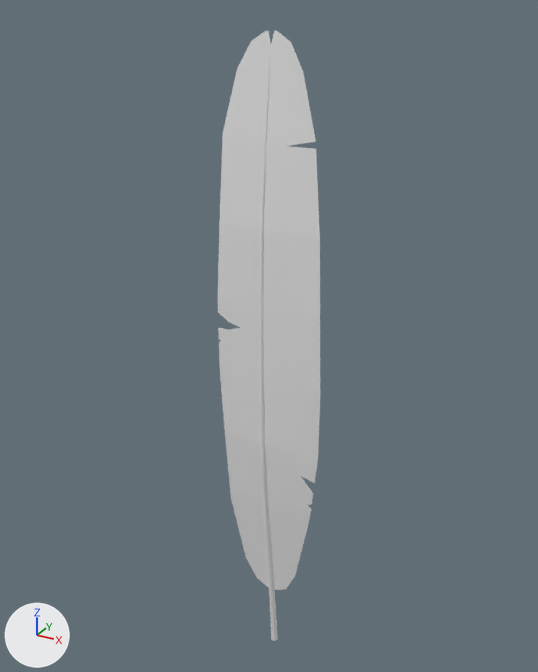
An edit to the FBX model Assets/FBX/Relics/PassiveRelics/AlasDelViento.fbx, drawn before and after from the same camera.
Camera for both pictures: a 50 mm lens placed at (0.35, -0.663, 0.758), pointed at (-0.011, -0.006, 0.429). The lights are fixed; the arrows at lower left show +X, +Y and +Z. Where no turn or scale is listed for an object, it has been applied to the vertices.

Script lines for the objects in view, before the commit:
```python
me_cylinder_005 = bpy.data.meshes.new('Cylinder.005')
me_cylinder_005.from_pydata(...)  # 363 vertices, 400 faces; spans x -0.004..0.004, y -0.033..0.004, z 0.0..0.722
me_plane_006 = bpy.data.meshes.new('Plane.006')
me_plane_006.from_pydata(...)  # 168 vertices, 174 faces; spans x -0.053..0.069, y -0.031..-0.008, z 0.091..0.74
ob_raquis = bpy.data.objects.new('Raquis', me_cylinder_005)
ob_raquis.location = (0.0, -0.011, 0.0)
ob_vexilio = bpy.data.objects.new('Vexilio', me_plane_006)
ob_vexilio.location = (0.0, -0.011, 0.0)
```
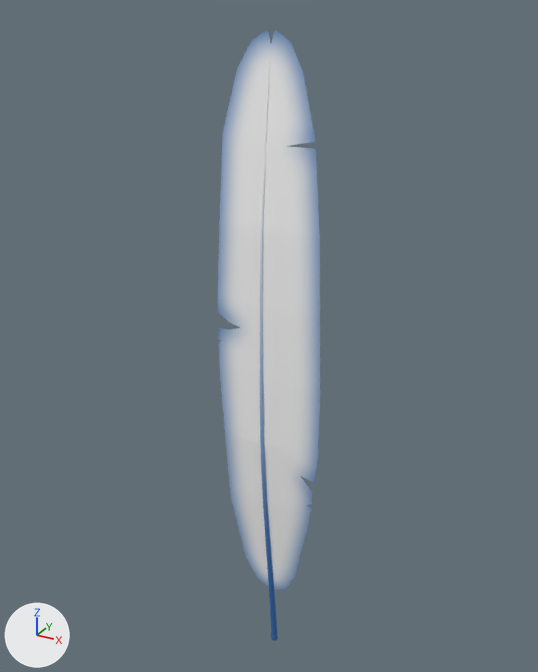
The change, as a diff of the scene's bpy script:
```diff
--- a/Assets/FBX/Relics/PassiveRelics/AlasDelViento.fbx.py
+++ b/Assets/FBX/Relics/PassiveRelics/AlasDelViento.fbx.py
@@ img_alasdelviento_uv_texturas_png @@
+img_alasdelviento_uv_texturas_png = load_image('AlasDelViento_UV_texturas.png', '../../../Materials/Relics/Passive/WingsOfTheWind/AlasDelViento_UV_texturas.png', 2048, 2048, 'sRGB')
@@ mat_text_alasdelviento @@
+mat_text_alasdelviento = principled_material('Text_AlasDelViento')
+mat_text_alasdelviento.texture = img_alasdelviento_uv_texturas_png
@@ me_plane_006 @@
 me_plane_006.from_pydata(...)  # 168 vertices, 174 faces; spans x -0.053..0.069, y -0.031..-0.008, z 0.091..0.74
 # used by ob_vexilio; location = (0.0, -0.011, 0.0)
+# me_plane_006 part 1: texture (UV) coordinates of 174 of 174 faces, centred in x -0.053..0.068, y -0.031..-0.008, z 0.091..0.739, changed; they spanned u 0.0..1.0, v 0.0..1.0 and now span u 0.29..0.85, v 0.05..0.97
+me_plane_006.materials.append(mat_text_alasdelviento)  # picture img_alasdelviento_uv_texturas_png
@@ me_cylinder_005 @@
 # used by ob_raquis; location = (0.0, -0.011, 0.0)
-me_cylinder_005.from_pydata(...)  # 363 vertices, 400 faces; spans x -0.004..0.004, y -0.033..0.004, z 0.0..0.722
+me_cylinder_005.from_pydata(...)  # 342 vertices, 360 faces; spans x -0.004..0.004, y -0.033..0.004, z 0.0..0.722
+# me_cylinder_005 part 2: 340 faces spanning x -0.004..0.004, y -0.033..0.004, z 0.0..0.722 switch from no material to mat_text_alasdelviento (picture img_alasdelviento_uv_texturas_png)
```

Pixel boxes [x1, y1, x2, y2] of what changed, in the pictures (538 x 672 px):
'Vexilio', recoloured, surface changed: [218, 30, 320, 590] in both
part 2 of me_cylinder_005, recoloured (grey to blue): [260, 57, 277, 636] in both
